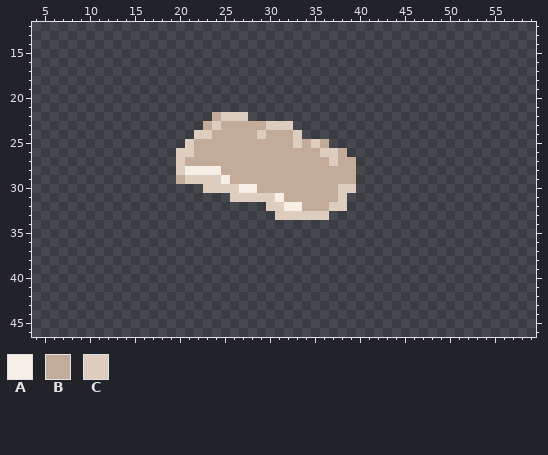
Pixel-art sprite -- autoritareFactory2/Resources/IronBarAsItem.png. Above is the file before it was changed.
The file is 64x64 pixels. Pixels under 10% opacity are left out. Colours within 5 levels of each other are drawn and written as one. Shown: x 4..59, y 12..46.
Palette (. is transparent): A #f7eee6  B #c2ac99  C #dccdbf
Pixels before, first column x 20:
22 ....BCCC............
23 ...BCBBBBBCCC.......
24 ..CCBBBBBCBBBC......
25 .CBBBBBBBBBBBCBCB...
26 CCBBBBBBBBBBBBBBCCB.
27 CBBBBBBBBBBBBBBBBCBB
28 CAAAABBBBBBBBBBBBBBB
29 BCCCCABBBBBBBBBBBBBB
30 ...CCCCAABBBBBBBBBCC
31 ......CCCCCABBBBBBC.
32 ..........CCAABBBCC.
33 ...........CCCCCC...
The same view after the edit:
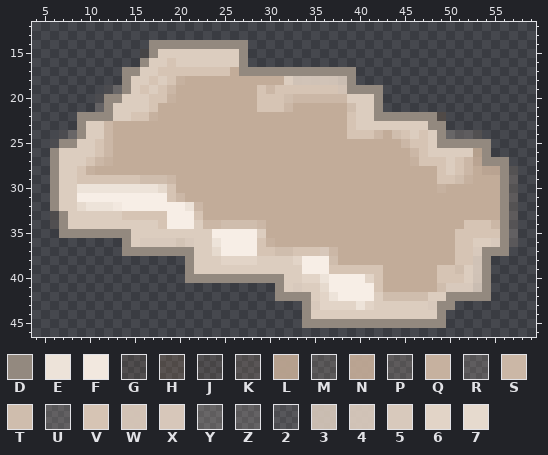
Colours new in this view: D #93897f  E #ede3d9  F #f2e8df  G #a07c5a1f  H #a07c5b37  J #a483641f  K #b2967e2c  L #bda692f0  M #bea7932f  N #bea794f6  P #c2ac9931  Q #c6b19f  R #c9b5a431  S #cbb7a6  T #cfbdad  U #d5c4b532  V #d6c4b4  W #d6c6b8f8  X #d7c7ba  Y #d9c9bb3b  Z #dacabc33  2 #dccdbf1d  3 #dccdbfe1  4 #dccdbfec  5 #dccdbff8  6 #e2d4c7  7 #e6dace
Changes in this commit:
Changed rows in their new state; - is an unchanged pixel.
first column x 6:
14 -----------DDDDDDDDDDD------------------------------
15 ----------GDCCCCCCCCCD------------------------------
16 ----------DCCVCCCCCCCD------------------------------
17 --------DDCCVVVVVVVVBDDDDDDDDDDDDD------------------
18 --------DCCVCVQBBBBBBBBBBBC444443D------------------
19 ------2YDCVCVSBBBBBBBBBVSVVVVVVVWDDDD---------------
20 -----2DDCCCVVQBBBBBBBBBVVVTSSSSSSCCCD---------------
21 -----ZDCCCCVBBBBBBBBBBBVVVSBBBBBBTCCD---------------
22 ---DDDDCCVVQBBBBBB-BBBBBBBBBBBBBBVCCDDDDDDDH--------
23 ---DCCSBBBBBBBBBB-B-----BBBBBBBBBVCCCCCCCCDD--------
24 -2YDCCSBBBBBBBBBBB-----B---BBBBBBVVVSBTVCVCDYZRM----
25 2DDCCVSBBBBBBBBB-----------B-B-BBBBBBBBSVVCDDDDDD---
26 DCCCCVSBBBBBBBBB--------------BB-BBBBBBBSVCCCCCLD---
27 DCCCVSQBBBBBBBB----------------B--BBBBBBQVVVCVSNDDD-
28 DCCVQBBBBBBBBBBBBBB---------------BBBBBBBBBVCVSBNNDP
29 DCCVVVVVVVTTTS-BBBBB--------------BBBBBBBBBVVTQBBBDP
30 DCCEEEEEEEEE7VBBBBBBBBB---------BBBBBBBBBBBQBBBBBBDP
31 DCCAAAAAAAAAAVSBBBBBBBBBBB------BBBBBBBBBBBBBBBBBBDP
32 DCC7EEEFAAAAAAAESBBBBBBBBBBB---BBBBBBBBBBBBBBBBBBBDP
33 KDCCCCCCVVVVVAAAVBBBBBBBBBBBBBBBBBBBBBBBBBBBBBBBBBDP
34 JDCCCCCCCCCCVAAACSSTTTTSBBBBBBBBBBBBBBBBBBBBBBVVVSDR
35 -DDDDDDDDCCCCCCCCCAAAAACBBBBBBBBBBBBBBBBBBBBBVVVVVDU
36 --------DC5555W5CCEAAAAVQBBBBBBBBBBBBBBBBBBBBVVCC5DZ
37 --------DDDDDDDDCC7AAAAVVTTVVVXSBBBBBBBBBBBBBVV5DDD-
38 ---------------DCCC6666CCCC6AAATBBBBBBBBBBBBBVV4D---
39 ---------------DCCCCCCCCCCCCAAAVVVVVVBBBBBBVVTC4D---
40 ---------------DDDDDDDDDDDCC66EAAAA6VBBBBBBVVVC4D---
41 -------------------------DC5CC7AAAAAVBBBBBBT5553D---
42 -------------------------DDDDC6EAAAACTTTTTCCDDDDD---
43 ----------------------------D56666E6CCCCCC5DD-------
44 ----------------------------DCCCCCCCCCCCCCCD--------
45 ----------------------------DDDDDDDDDDDDDDDD--------
